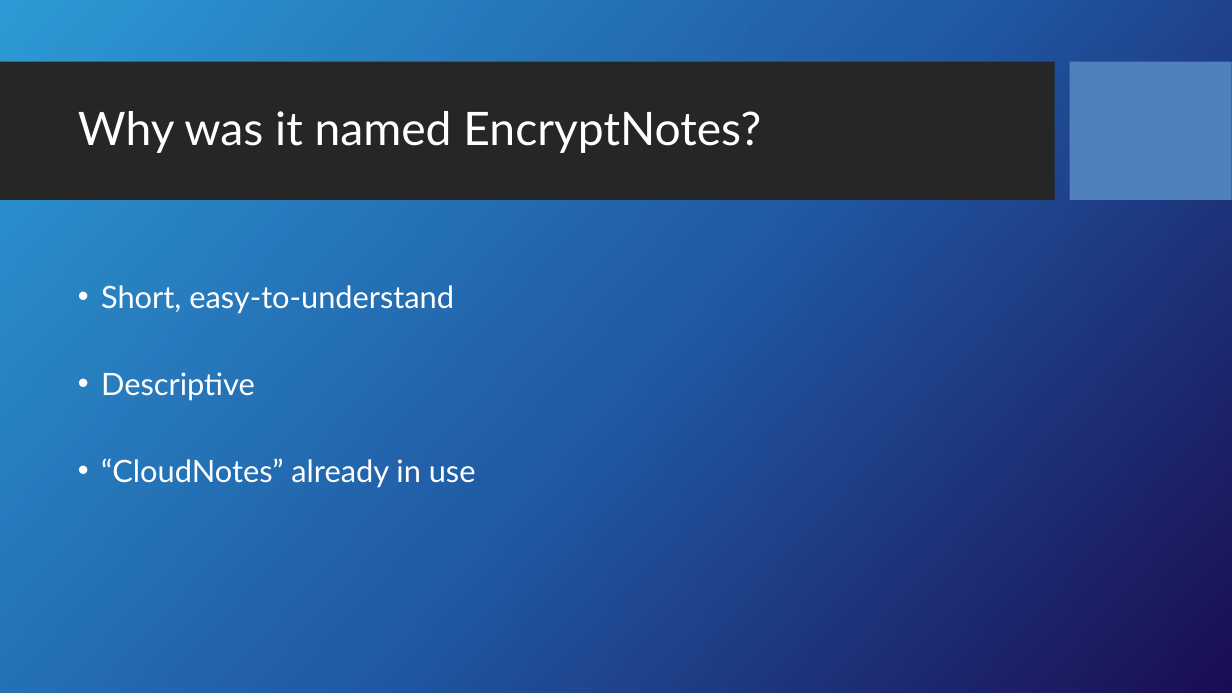
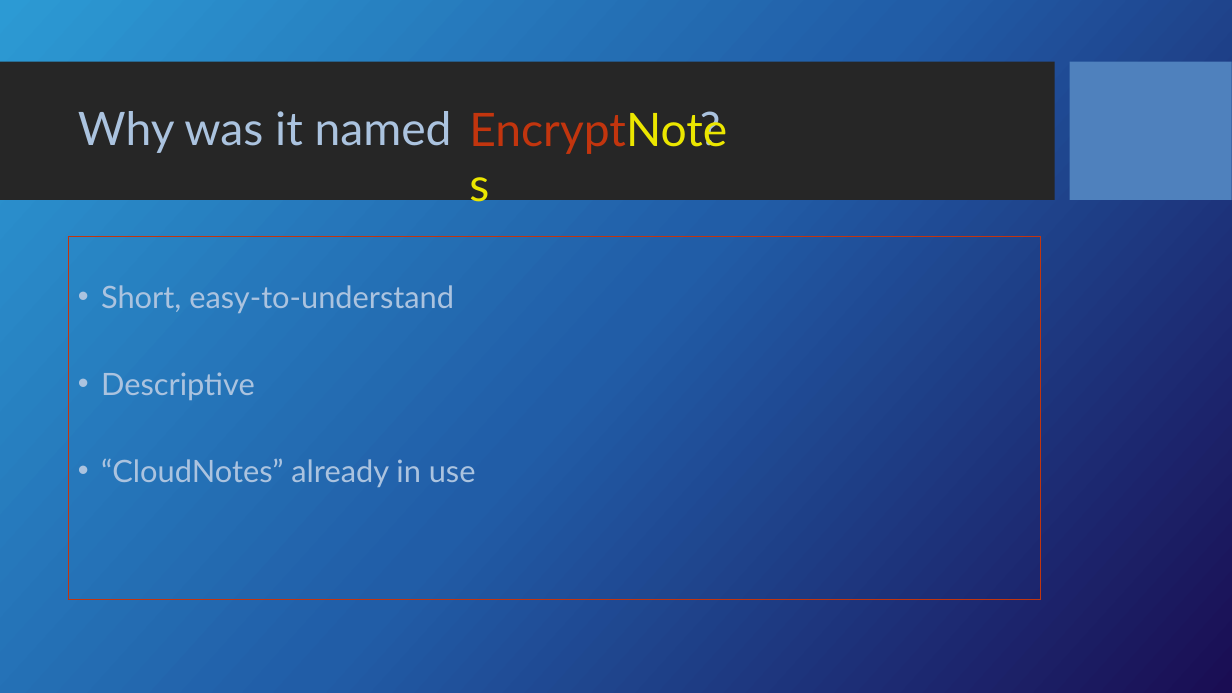
Before and after one commit to Dwaddle26/EncryptNotes, a slide deck: slide 4 of Team_2_Presentation_1.pptx. Drawn at 1232x693 pixels with LibreOffice and Linux fonts; fonts in the diff are those of the drawing; background and template pictures are left out. Boxes give left, top, right and bottom in pixels: in the first picture for what was removed or moved away, otherwise in the second. Text is boxed around its words. In the diff, an @@ line names an element or a change of style, - is before the commit and + after.

```diff
--- a/Team_2_Presentation_1.pptx
+++ b/Team_2_Presentation_1.pptx
@@ title at (78, 111, 452, 153): text changed; text colour #FFFFFF to #ABC3DF @@
-Why was it named EncryptNotes?
+Why was it named ?
@@ text added at (460, 95, 756, 161), 36 pt, text #C2350E @@
+EncryptNotes
@@ text "Short, easy-to-understand": place and size @@
-text "Short, easy-to-understand" at (101, 285, 476, 488)
+text "Short, easy-to-understand" at (68, 237, 1040, 601)
@@ text "Short, easy-to-understand" at (68, 237, 1040, 601): text colour #FFFFFF to #ABC3DF; outline none to #C2350E 0.75 pt @@
```
Also in this commit, not shown: 10 other slides changed.
